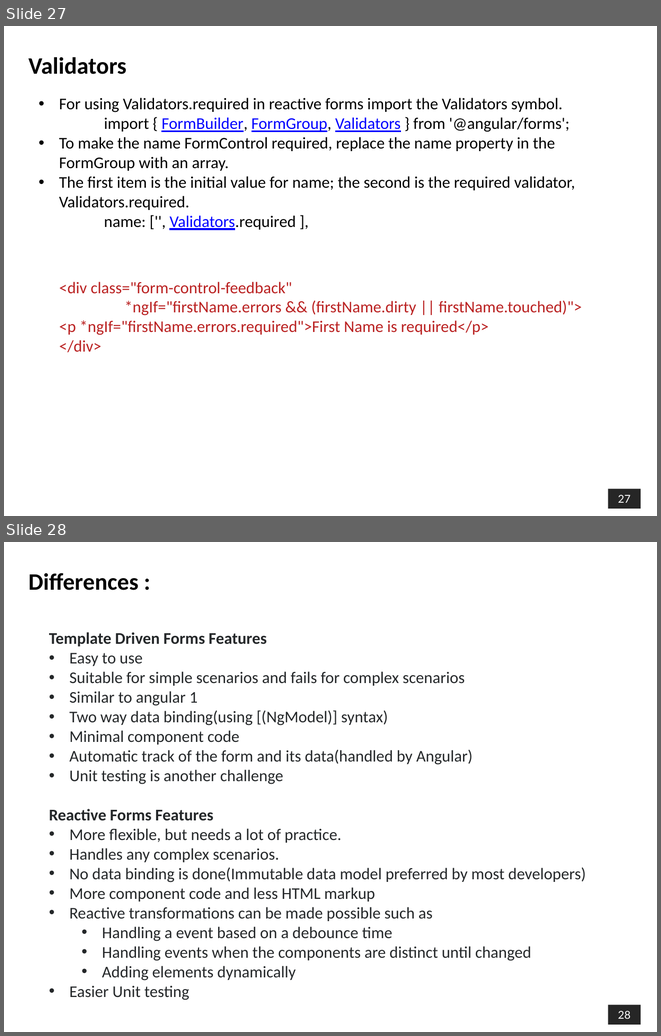
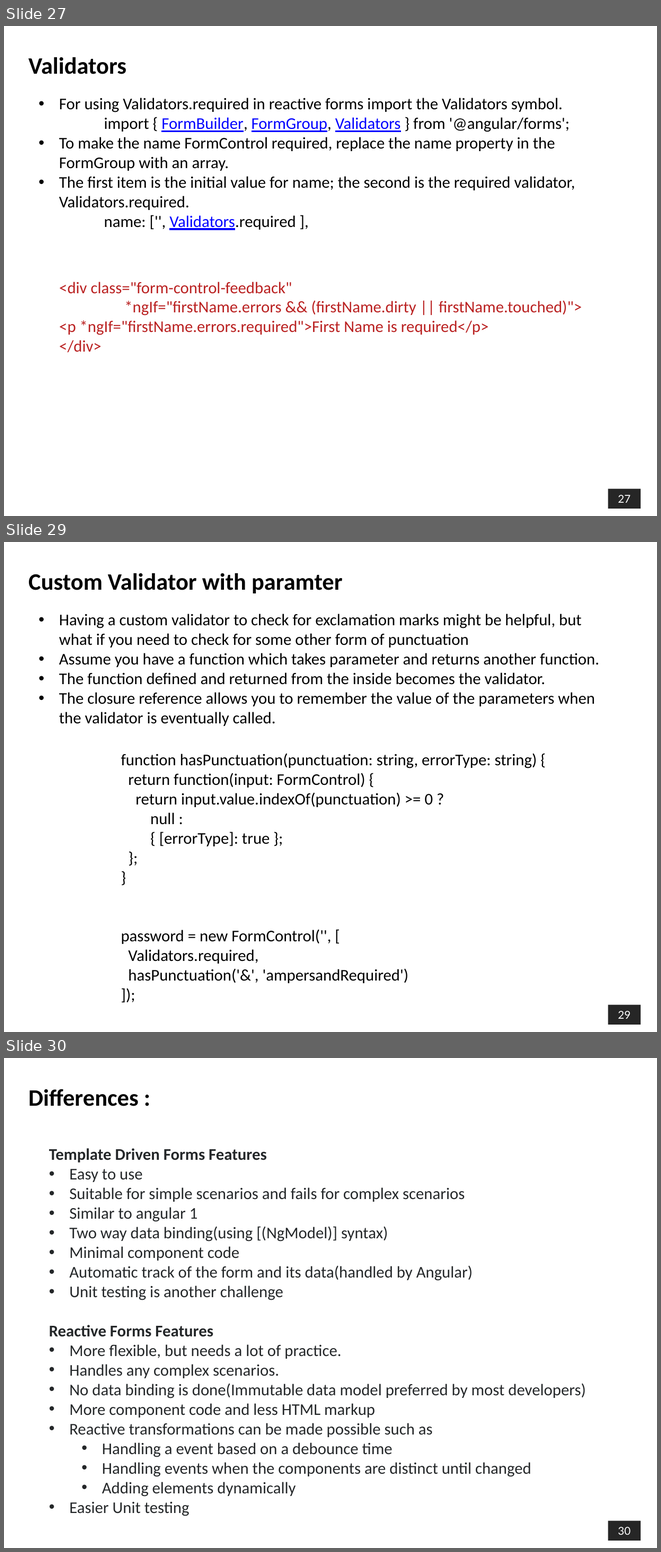
Before and after one commit to shalini06mittal/ConcertoTraining, a slide deck: ppts/Angular/Angular44_Forms.pptx. Shown one above the other, each under a label of ours: slides 27 and 28 before the commit, slides 27, 29 and 30 after it; the slides between them are not shown. The pictures are 661x1036 and 661x1552 pixels, drawn with LibreOffice and Linux fonts; fonts in the diff are those of the drawing; background and template pictures are left out. Boxes give left, top, right and bottom in pixels: in the first picture for what was removed or moved away, otherwise in the second. Text is boxed around its words. In the diff, an @@ line names an element or a change of style, - is before the commit and + after.

```diff
--- a/ppts/Angular/Angular44_Forms.pptx
+++ b/ppts/Angular/Angular44_Forms.pptx
@@ slide 29 added at (4,542,657,1032), background picture (left out); not listed: 1 template element that a slide beside it also shows @@
@@ title added at (28,573,343,593), 26 pt, text #000000, bold @@
+Custom Validator with paramter
@@ text added at (59,614,599,726), 18 pt, text #000000 @@
+• Having a custom validator to check for exclamation marks might be helpful, but what if you need to check for some other form of punctuation
+• Assume you have a function which takes parameter and returns another function.
+• The function defined and returned from the inside becomes the validator.
+• The closure reference allows you to remember the value of the parameters when the validator is eventually called.
@@ text added at (121,753,537,983), 18 pt, text #000000 @@
+function hasPunctuation(punctuation: string, errorType: string) {
+return function(input: FormControl) {
+return input.value.indexOf(punctuation) >= 0 ?
+null :
+{ [errorType]: true };
+};
+}
+password = new FormControl('', [
+Validators.required,
+hasPunctuation('&', 'ampersandRequired')
+]);
@@ what was slide 28 is now slide 30 @@
@@ page number at (618,1527,630,1534): text changed @@
-28
+30
```
Also in this commit, not shown: 1 other slide added, 19 other files.
